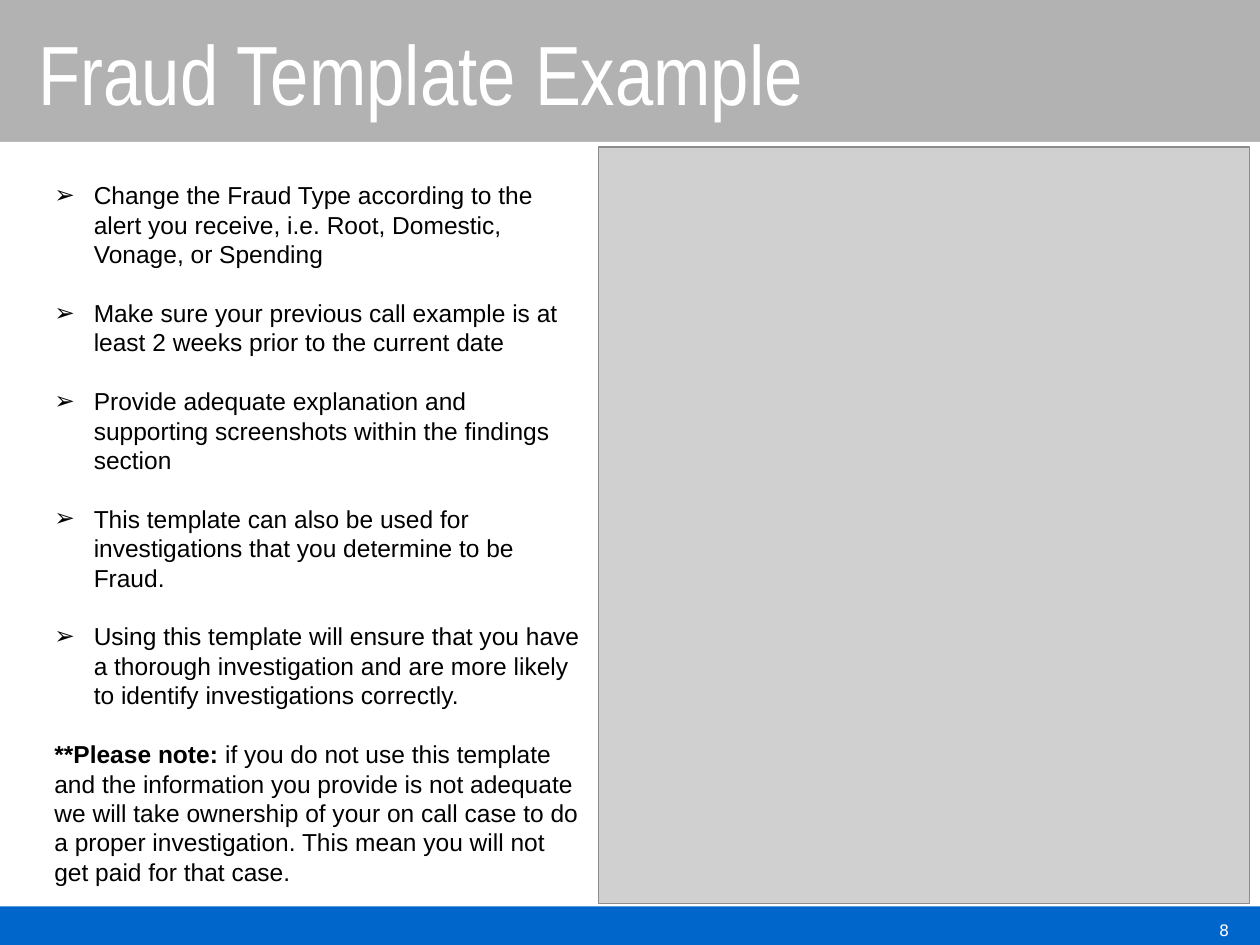
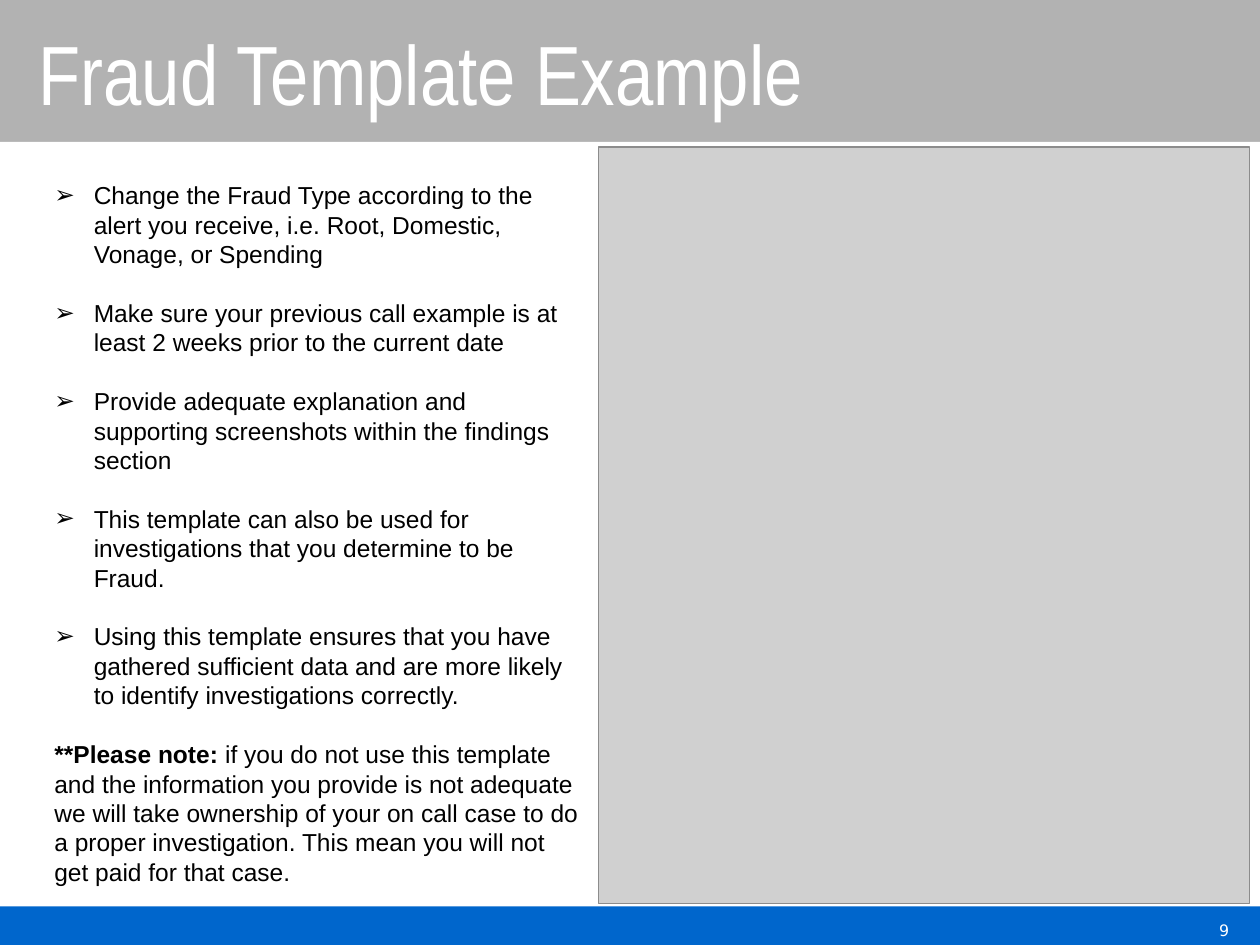
Before and after one commit to tbmillikin/Fraud-Procedures, a slide deck: slide 9 of On-CallFraudProcedures.pptx (slide 8 before the commit). Drawn at 1260x945 pixels with LibreOffice and Linux fonts; fonts in the diff are those of the drawing; grey boxes stand for pictures; background and template pictures are left out. Boxes give left, top, right and bottom in pixels: in the first picture for what was removed or moved away, otherwise in the second. Text is boxed around its words. In the diff, an @@ line names an element or a change of style, - is before the commit and + after.

Commit message:
Modified wording and added examples

```diff
--- a/On-CallFraudProcedures.pptx
+++ b/On-CallFraudProcedures.pptx
@@ text at [94, 627, 562, 709]: text changed @@
-➢ Using this template will ensure that you have a thorough investigation and are more likely to identify investigations correctly.
+➢ Using this template ensures that you have gathered sufficient data and are more likely to identify investigations correctly.
@@ page number at [1219, 924, 1229, 937]: text changed @@
-8
+9
```
Also in this commit, not shown: 2 other slides changed.
